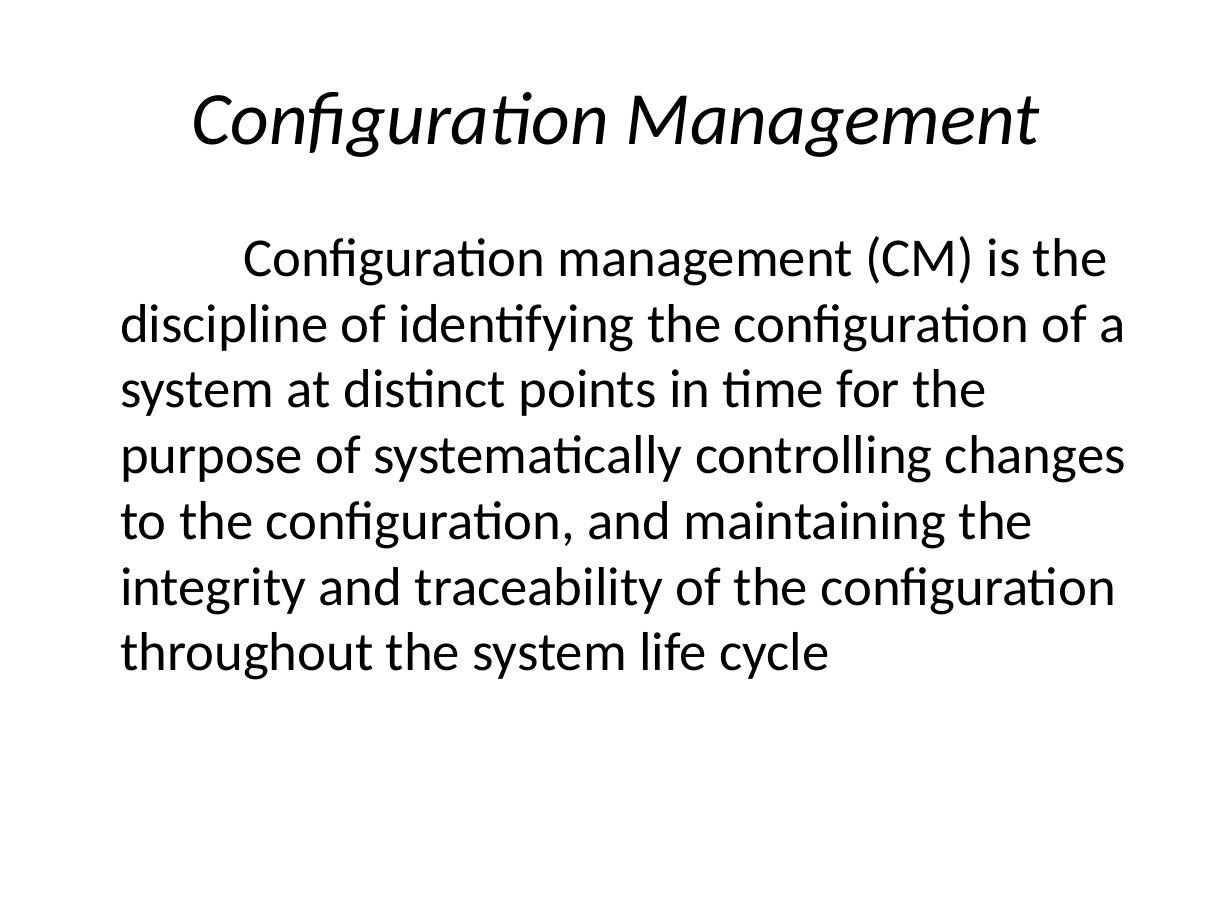
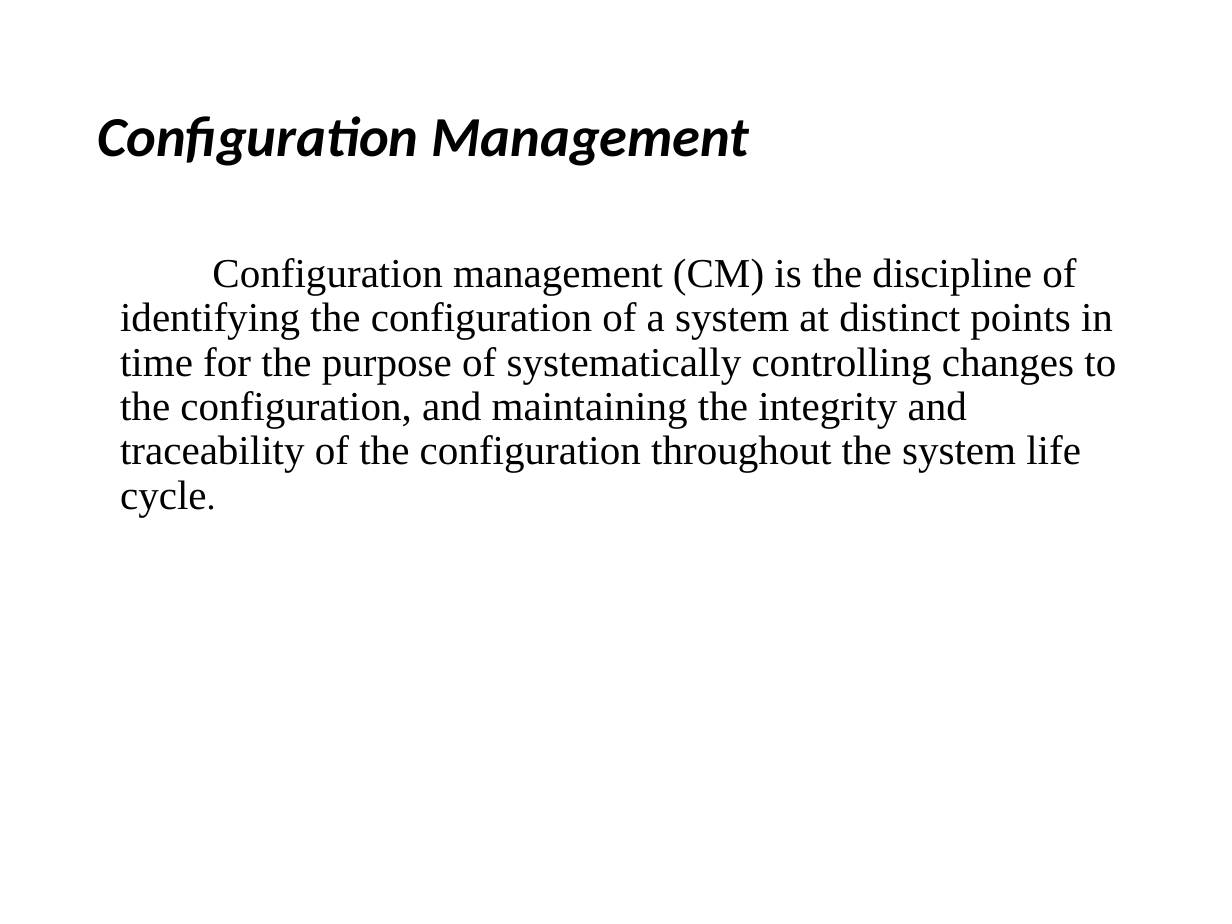
Before and after one commit to suvethaammu/suvethaammu, a slide deck: slide 3 of BEST PRACTICES OF SOTWARE CONFIGURATION MANAGEMENT.pptx. Drawn at 1232x924 pixels with LibreOffice and Linux fonts; fonts in the diff are those of the drawing. Boxes give left, top, right and bottom in pixels: in the first picture for what was removed or moved away, otherwise in the second. Text is boxed around its words. In the diff, an @@ line names an element or a change of style, - is before the commit and + after.

```diff
--- a/BEST PRACTICES OF SOTWARE CONFIGURATION MANAGEMENT.pptx
+++ b/BEST PRACTICES OF SOTWARE CONFIGURATION MANAGEMENT.pptx
@@ title "Configuration Management": place and size @@
-title "Configuration Management" at box(191, 92, 1040, 157)
+title "Configuration Management" at box(97, 116, 749, 166)
@@ title "Configuration Management" at box(97, 116, 749, 166): size 44 to 33 pt, bold on; alignment centre to left; line spacing 1 to 0.9 @@
@@ text at box(120, 258, 1116, 517): text changed; size 32 to 24 pt; font Calibri to Times New Roman @@
-Configuration management (CM) is the discipline of identifying the configuration of a system at distinct points in time for the purpose of systematically controlling changes to the configuration, and maintaining the integrity and traceability of the configuration throughout the system life cycle
+Configuration management (CM) is the discipline of identifying the configuration of a system at distinct points in time for the purpose of systematically controlling changes to the configuration, and maintaining the integrity and traceability of the configuration throughout the system life cycle.
```
Also in this commit, not shown: 8 other slides changed, 11 slides added, 12 slides removed.
